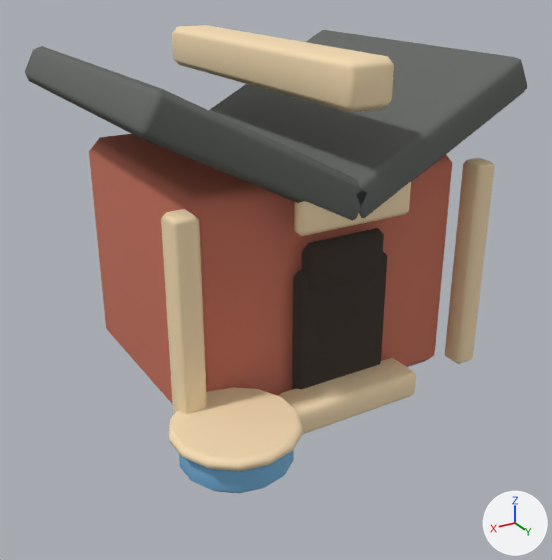
Before and after pictures for a commit that changed the Blender file assets/game-assets/DogHouse.blend.
The view is the same before and after, from a 50 mm camera at (1.023, 1.759, 1.095) aimed at (0.085, 0.195, 0.313). Arrows for +X, +Y and +Z are at lower right; the lights stay in place. The older version comes first.

Names of what the first picture shows: 'DogHouse_Bowl', 'DogHouse_Bowl_Rim', 'DogHouse_Door', 'DogHouse_DoorTop', 'DogHouse_NamePlate', 'DogHouse_RidgeCap', 'DogHouse_Roof_Left', 'DogHouse_Roof_Right', 'DogHouse_Threshold', 'DogHouse_Trim_Left', 'DogHouse_Trim_Right', 'DogHouse_Walls'.
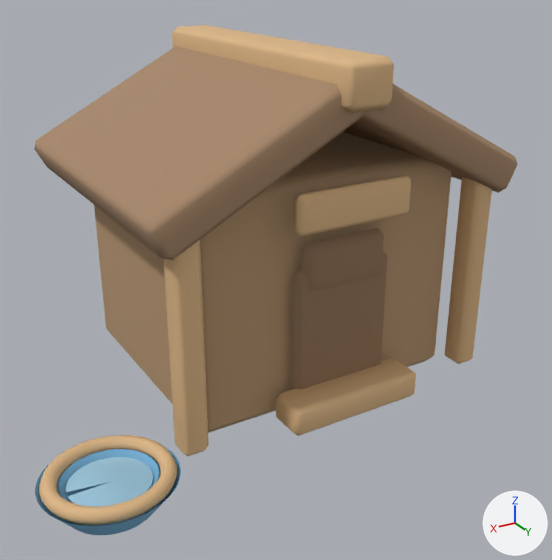
What differs and where, as boxes [x1, y1, x2, y2] in the pictures (552 x 560 px):
'DogHouse_Walls', recoloured (orange to brown)
    both: [94, 164, 451, 404]
'DogHouse_Roof_Right', recoloured, turned (dark grey to brown)
    before: [25, 46, 367, 221]
    after: [34, 46, 365, 260]
'DogHouse_Roof_Left', recoloured, turned (dark grey to brown)
    before: [209, 30, 527, 218]
    after: [343, 84, 518, 193]
'DogHouse_Bowl_Rim', recoloured, reshaped, moved, rescaled, modifiers changed (7% taller)
    before: [169, 387, 303, 471]
    after: [39, 435, 177, 525]
'DogHouse_RidgeCap', recoloured
    both: [172, 25, 394, 113]
'DogHouse_Door', recoloured (lighter)
    both: [292, 252, 387, 389]
'DogHouse_Trim_Right', recoloured (darker)
    both: [164, 240, 207, 415]
'DogHouse_Trim_Left', recoloured
    both: [444, 177, 492, 364]
'DogHouse_Threshold', recoloured
    both: [278, 358, 416, 434]
'DogHouse_Bowl', reshaped, moved, modifiers changed
    before: [179, 450, 294, 493]
    after: [35, 446, 181, 535]
'DogHouse_NamePlate', recoloured
    both: [294, 182, 411, 236]
'DogHouse_DoorTop', recoloured (lighter)
    both: [302, 228, 384, 291]
'DogHouse_Bowl_Water', added (blue)
    after: [66, 457, 153, 507]

The change, as a list of edits to the scene's bpy script:
```text
Change mat_material_doghouse_redwood:
    mat_material_doghouse_redwood.base_color: (0.58, 0.17, 0.11) -> (0.48, 0.31, 0.17)  # orange #c8735d -> brown #b89773
Change mat_material_doghouse_warmtrim:
    mat_material_doghouse_warmtrim.base_color: (0.92, 0.72, 0.45) -> (0.72, 0.47, 0.24)  # beige #f6ddb3 -> beige #ddb686
Change mat_material_doghouse_charcoalroof:
    mat_material_doghouse_charcoalroof.base_color: (0.12, 0.13, 0.12) -> (0.38, 0.24, 0.14)  # dark grey #616561 -> brown #a68669
Change me_doghouse_door_mesh:
    where me_doghouse_door_mesh.from_pydata(...)  # 8 vertices, 6 faces; spans x -0.14..0.14, y -0.018..0.018, z -0.19..0.19
    remove me_doghouse_door_mesh.materials.append(mat_material_doghouse_doorshadow)  # brown #3c322c
    add me_doghouse_door_mesh.materials.append(mat_material_doghouse_darkredwood)  # brown #957659
Change me_doghouse_doortop_mesh:
    where me_doghouse_doortop_mesh.from_pydata(...)  # 8 vertices, 6 faces; spans x -0.12..0.12, y -0.02..0.02, z -0.065..0.065
    remove me_doghouse_doortop_mesh.materials.append(mat_material_doghouse_doorshadow)  # brown #3c322c
    add me_doghouse_doortop_mesh.materials.append(mat_material_doghouse_darkredwood)  # brown #957659
Change me_doghouse_bowl_mesh:
    used by ob_doghouse_bowl; parent = ob_doghouse_root; location = (0.36, 0.48, 0.075)
    remove me_doghouse_bowl_mesh.from_pydata(...)  # 28 vertices, 16 faces; spans x -0.127..0.127, y -0.13..0.13, z -0.04..0.04
    add me_doghouse_bowl_mesh.from_pydata(...)  # 144 vertices, 108 faces; spans x -0.145..0.145, y -0.14..0.14, z 0.045..0.118
    me_doghouse_bowl_mesh part 1: the whole mesh is rebuilt
Change me_doghouse_bowl_rim_mesh:
    used by ob_doghouse_bowl_rim; parent = ob_doghouse_root; location = (0.36, 0.48, 0.125)
    remove me_doghouse_bowl_rim_mesh.from_pydata(...)  # 28 vertices, 16 faces; spans x -0.146..0.146, y -0.15..0.15, z -0.018..0.018
    add me_doghouse_bowl_rim_mesh.from_pydata(...)  # 288 vertices, 288 faces; spans x -0.137..0.137, y -0.137..0.137, z -0.017..0.017
    me_doghouse_bowl_rim_mesh part 2: 28 vertices removed from x -0.146..0.146, y -0.15..0.15, z -0.018..0.018; 288 vertices added at x -0.137..0.137, y -0.137..0.137, z -0.017..0.017, forming a torus around z (ring radius 0.12, tube radius 0.017)
Change ob_doghouse_roof_left:
    ob_doghouse_roof_left.rotation_euler: (0.0, 0.48, 0.0) -> (0.0, -0.48, 0.0)  # degrees (0, 28, 0) -> degrees (0, -28, 0)
Change ob_doghouse_roof_right:
    ob_doghouse_roof_right.rotation_euler: (0.0, -0.48, 0.0) -> (0.0, 0.48, 0.0)  # degrees (0, -28, 0) -> degrees (0, 28, 0)
Change ob_doghouse_bowl:
    remove _m = ob_doghouse_bowl.modifiers.new('DogHouse_Bowl_SoftBevel', 'BEVEL')
    remove _m = ob_doghouse_bowl.modifiers.new('DogHouse_Bowl_WeightedNormals', 'WEIGHTED_NORMAL')
    ob_doghouse_bowl.location: (0.36, 0.48, 0.075) -> (0.66, 0.5, 0.0)
    add _m = ob_doghouse_bowl.modifiers.new('Soft rim bevel', 'BEVEL')
    _m.width: 0.012 -> 0.006
    _m.width_pct: 0.012 -> 0.006
    add _m = ob_doghouse_bowl.modifiers.new('Weighted normals', 'WEIGHTED_NORMAL')
Change ob_doghouse_bowl_rim:
    remove ob_doghouse_bowl_rim.parent = ob_doghouse_root
    remove _m = ob_doghouse_bowl_rim.modifiers.new('DogHouse_Bowl_Rim_SoftBevel', 'BEVEL')
    remove _m.width = 0.012
    remove _m.width_pct = 0.012
    remove _m = ob_doghouse_bowl_rim.modifiers.new('DogHouse_Bowl_Rim_WeightedNormals', 'WEIGHTED_NORMAL')
    ob_doghouse_bowl_rim.location: (0.36, 0.48, 0.125) -> (0.66, 0.5, 0.12)
    ob_doghouse_bowl_rim.scale: (1.0, 1.0, 1.0) -> (1.0, 0.96, 1.0)
    add _m = ob_doghouse_bowl_rim.modifiers.new('Weighted normals', 'WEIGHTED_NORMAL')
Add ob_doghouse_bowl_water:
    ob_doghouse_bowl_water = bpy.data.objects.new('DogHouse_Bowl_Water', me_doghouse_bowl_water_mesh)  # 37 vertices, 1 face; spans x -0.087..0.087, y -0.083..0.083, z 0.107; in mat_material_water (blue #b3e5ff)
    ob_doghouse_bowl_water.location = (0.66, 0.5, 0.0)
```
